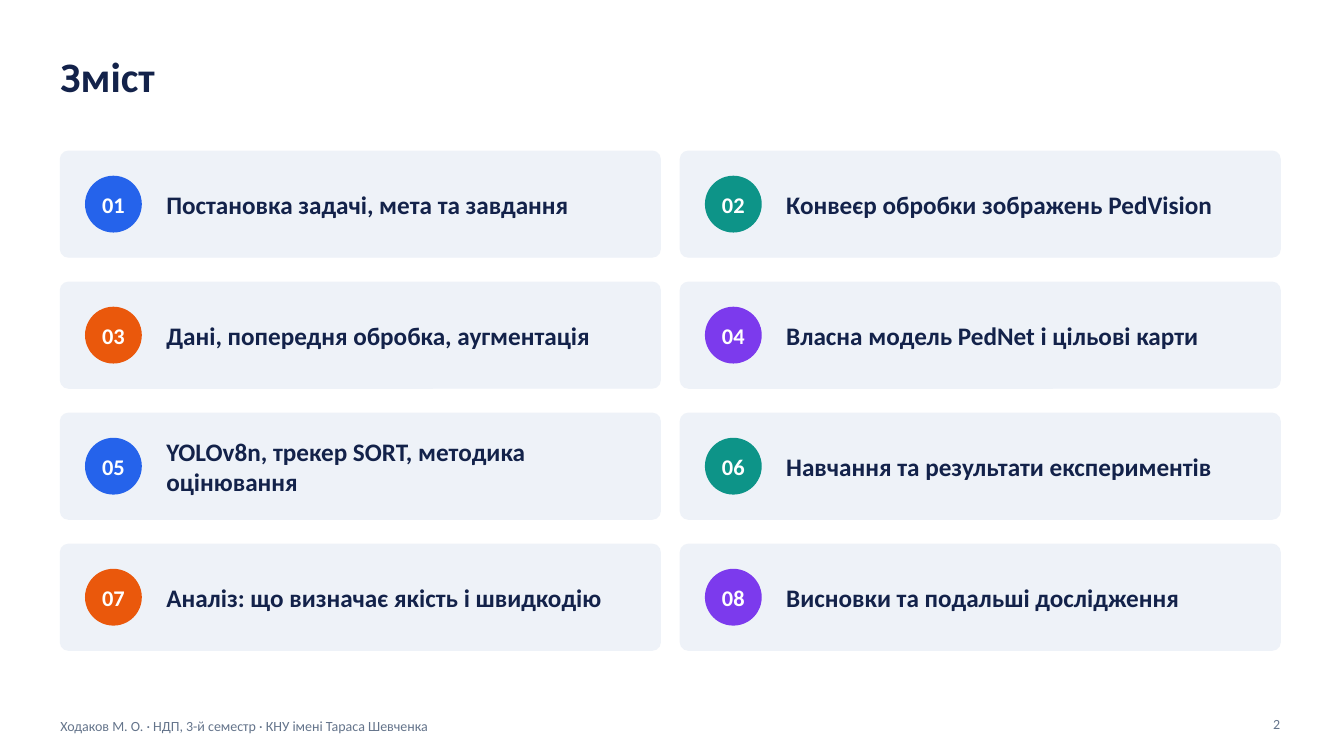
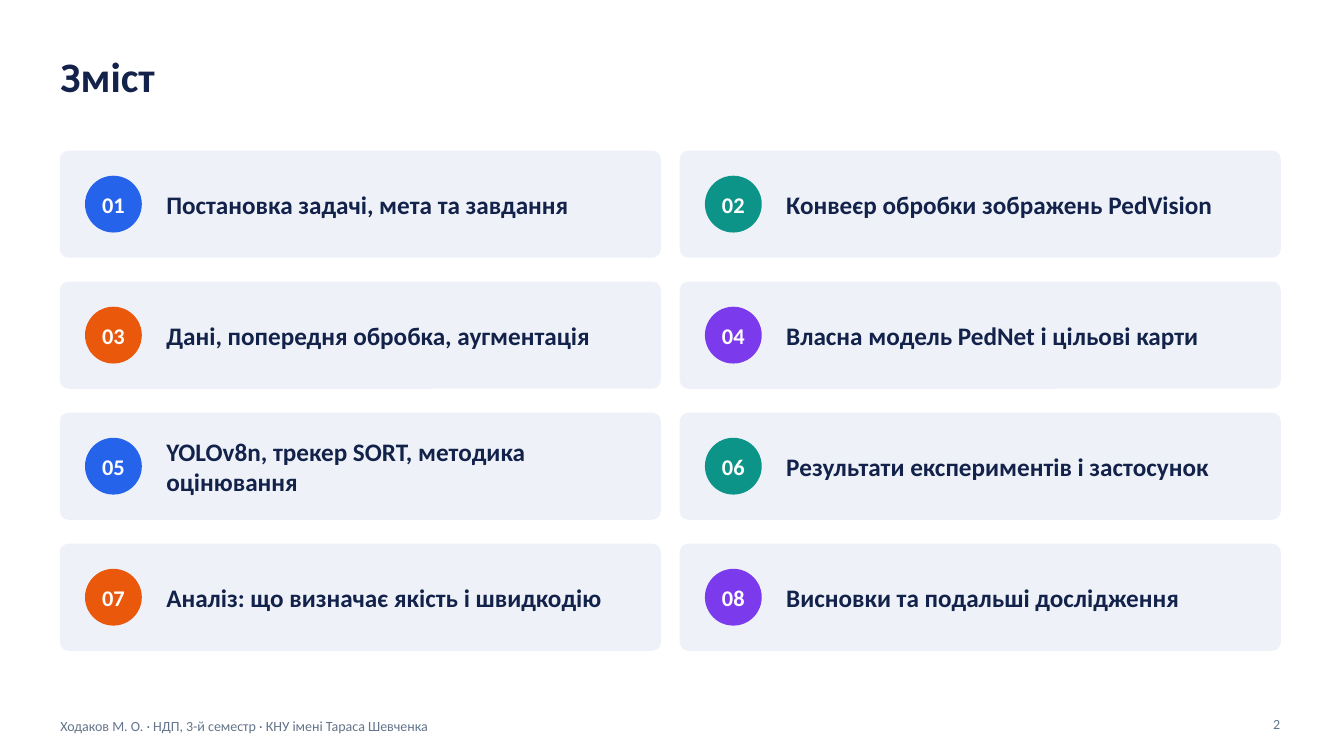
Before and after one commit to maksymkhodakov/ImageRecognitionProject, a slide deck: slide 2 of Презентація_НДП_3сем_Ходаков_Детекція_Пішоходів.pptx. Drawn at 1344x756 pixels with LibreOffice and Linux fonts; fonts in the diff are those of the drawing. Boxes give left, top, right and bottom in pixels: in the first picture for what was removed or moved away, otherwise in the second. Text is boxed around its words. In the diff, an @@ line names an element or a change of style, - is before the commit and + after.

```diff
--- a/Презентація_НДП_3сем_Ходаков_Детекція_Пішоходів.pptx
+++ b/Презентація_НДП_3сем_Ходаков_Детекція_Пішоходів.pptx
@@ text at (x1=786, y1=458, x2=1208, y2=480): text changed @@
-Навчання та результати експериментів
+Результати експериментів і застосунок
```
Also in this commit, not shown: 5 other slides changed, 2 slides added, 1 other file.
